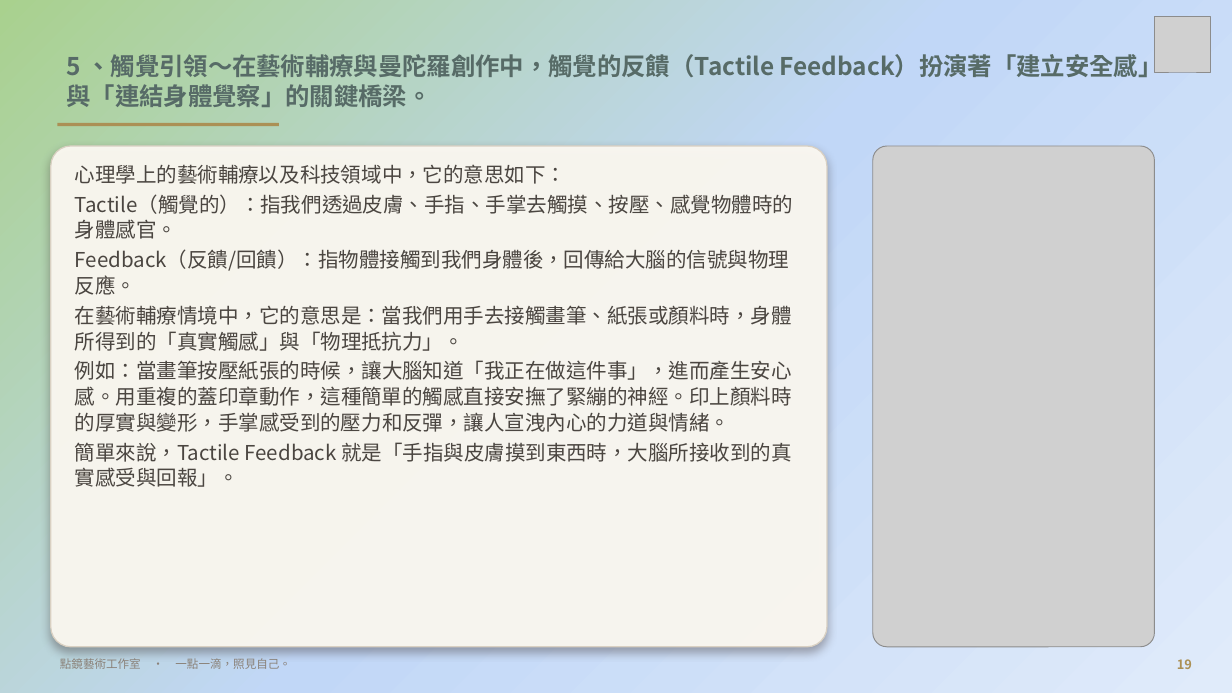
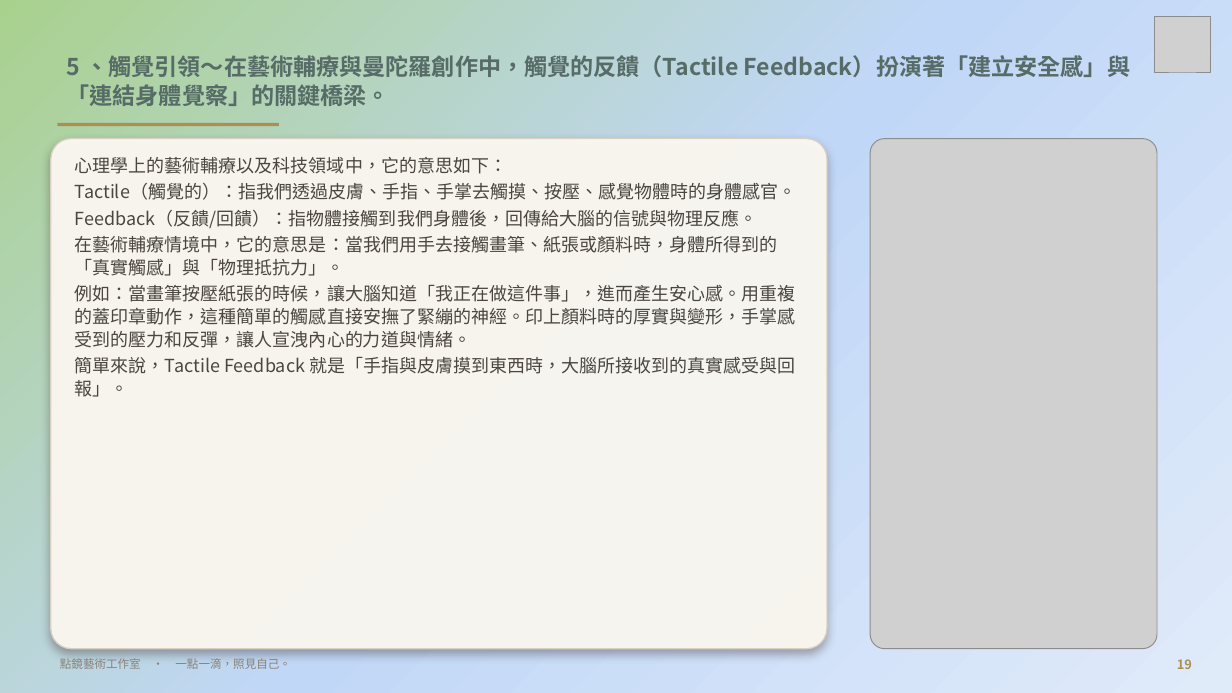
Before and after one commit to serina168/mandala-beginner, a slide deck: slide 19 of 繽紛五感體驗曼陀羅書籤畫_課程大綱.pptx. Drawn at 1232x693 pixels with LibreOffice and Linux fonts; fonts in the diff are those of the drawing; grey boxes stand for pictures; background and template pictures are left out. Boxes give left, top, right and bottom in pixels: in the first picture for what was removed or moved away, otherwise in the second. Text is boxed around its words. In the diff, an @@ line names an element or a change of style, - is before the commit and + after.

```diff
--- a/繽紛五感體驗曼陀羅書籤畫_課程大綱.pptx
+++ b/繽紛五感體驗曼陀羅書籤畫_課程大綱.pptx
@@ title "5 、觸覺引領～在藝術輔療與曼陀羅創作中，觸覺的反饋（Tactile Feedback）扮演著「建立安全感」與「連結身體 ..." at (67,52,1130,106): size 19 to 18 pt @@
@@ rounded rectangle: place and size @@
-rounded rectangle at (51,146,827,647)
+rounded rectangle at (51,139,827,649)
@@ text "心理學上的藝術輔療以及科技領域中，它的意思如下：": place and size @@
-text "心理學上的藝術輔療以及科技領域中，它的意思如下：" at (75,164,793,487)
+text "心理學上的藝術輔療以及科技領域中，它的意思如下：" at (75,157,797,397)
@@ text "心理學上的藝術輔療以及科技領域中，它的意思如下：" at (75,157,797,397): size 16 to 14 pt @@
@@ picture: place and size @@
-picture at (873,146,1155,647)
+picture at (871,139,1157,649)
```
Also in this commit, not shown: 17 other slides changed, 2 other files.
